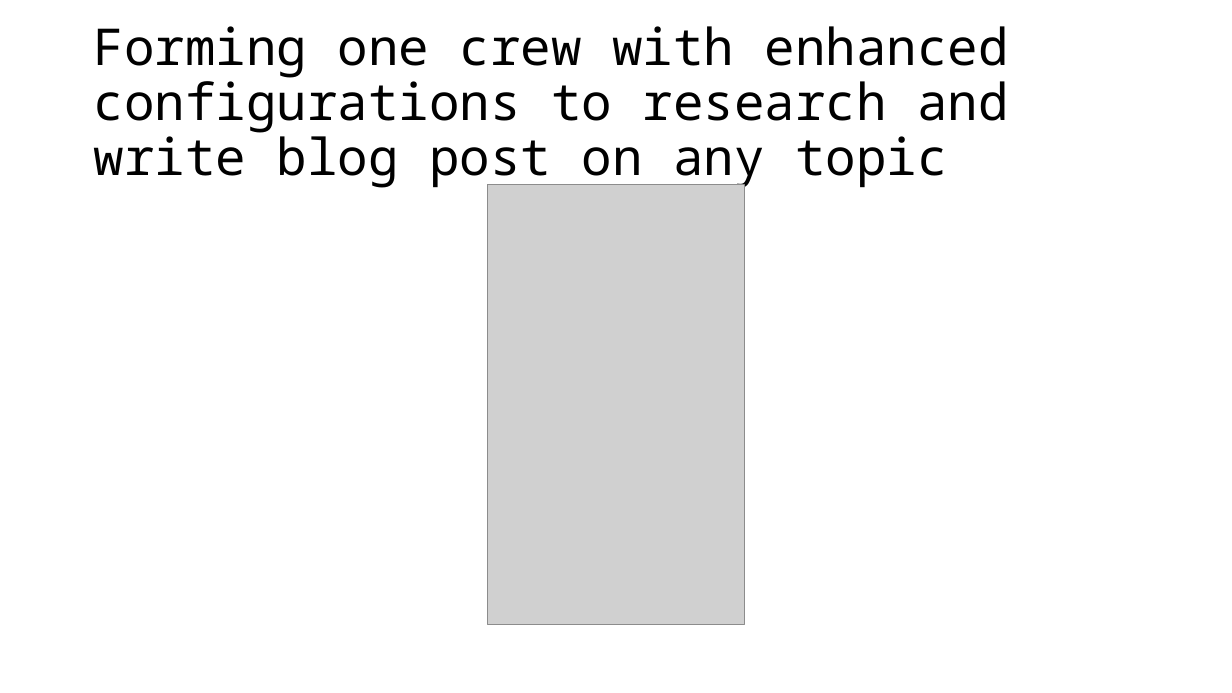
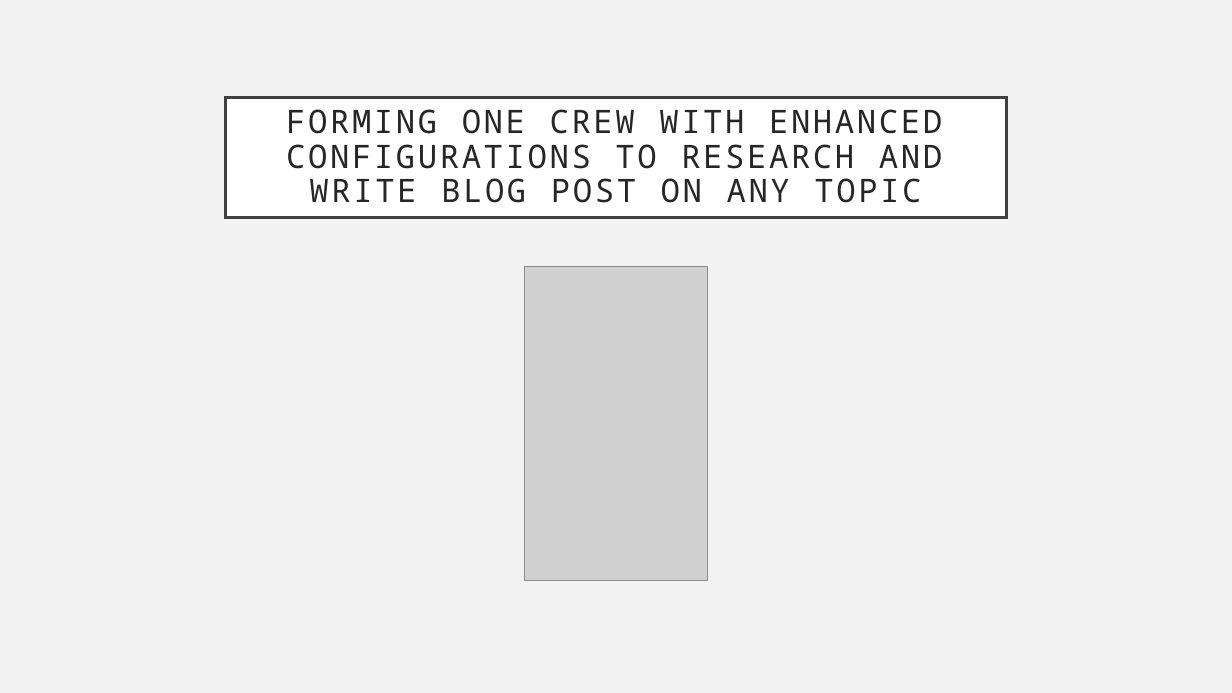
Before and after one commit to ronidas39/CrewAITutorial, a slide deck: slide 5 of tutorial1/Tutorial1.pptx. Drawn at 1232x693 pixels with LibreOffice and Linux fonts; fonts in the diff are those of the drawing; grey boxes stand for pictures. Boxes give left, top, right and bottom in pixels: in the first picture for what was removed or moved away, otherwise in the second. Text is boxed around its words. In the diff, an @@ line names an element or a change of style, - is before the commit and + after.

```diff
--- a/tutorial1/Tutorial1.pptx
+++ b/tutorial1/Tutorial1.pptx
@@ background #FFFFFF to #F2F2F2 @@
@@ title "FORMING ONE CREW WITH ENHANCED ...": place and size @@
-title "FORMING ONE CREW WITH ENHANCED ..." at [94, 26, 1009, 188]
+title "FORMING ONE CREW WITH ENHANCED ..." at [226, 97, 1006, 217]
@@ title "FORMING ONE CREW WITH ENHANCED ..." at [226, 97, 1006, 217]: fill none to #FFFFFF; outline none to #404040 2.5 pt @@
@@ title at [286, 109, 942, 203]: text changed; size 39.6 to 25.2 pt; text colour #000000 to #262626 @@
-Forming one crew with enhanced configurations to research and write blog post on any topic
+FORMING ONE CREW WITH ENHANCED CONFIGURATIONS TO RESEARCH AND WRITE BLOG POST ON ANY TOPIC
@@ picture: place and size @@
-picture at [488, 185, 744, 625]
+picture at [525, 267, 708, 580]
```
Also in this commit, not shown: 5 other slides changed, 4 other files.
